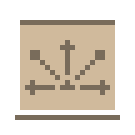
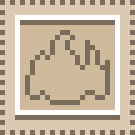
Two versions of the same layered image (135 x 135). Layer-by-layer changes:
added layer "Layer #2" above "Layer #1" over [25, 30, 110, 105]
hid "Layer" over [25, 40, 110, 95]
showed "Background" over [0, 0, 135, 135]
